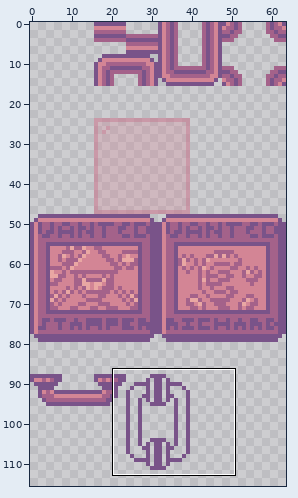
Two versions of one sprite sheet, TowerOfDreams/sprites/sFloor2BG/layers/a12a9b3a-c362-48d5-9864-8e0c6f503840/a1511b9f-c523-4eea-a60f-77dac875fc38.png. The picture above shows the old version from afar; the outline marks the close-up.
Close-up. Before the commit:
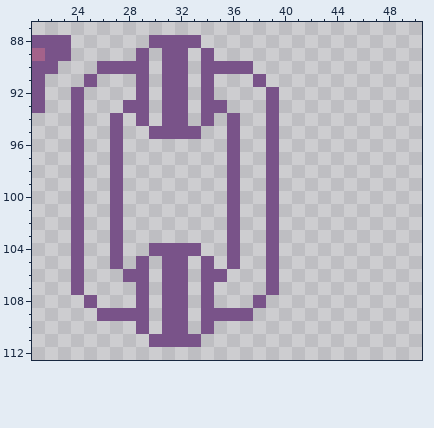
The file is 64x128 pixels. Shown: x 21..50, y 87..112. The wide view leaves out empty margins.
The result:
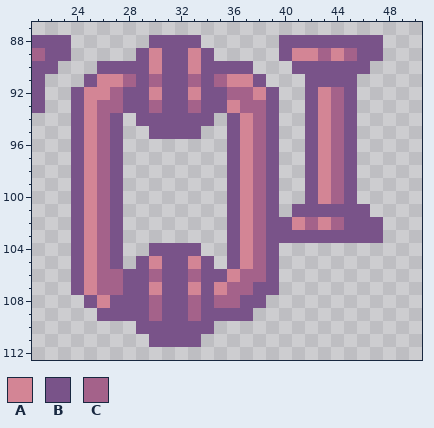
Palette (. is transparent): A #d38595  B #795389  C #a4628a
From old to new:
Changed rows in their new state; - is an unchanged pixel.
first column x 25:
 88 ---------------BBBBBBBB
 89 -----A--A------BAACACBB
 90 -----A--A-------BBBBBB-
 91 -AAC-C--C-CAA----BBBB--
 92 AACB-A--A-BCCA---BACB--
 93 ACC--C--C--ACC---BACB--
 94 AC---B--B---AC---BACB--
 95 AC----------AC---BACB--
 96 AC----------AC---BACB--
 97 AC----------AC---BACB--
 98 AC----------AC---BACB--
 99 AC----------AC---BACB--
100 AC----------AC---BACB--
101 AC----------AC--BBBBBB-
102 AC----------AC-BACACBBB
103 AC----------AC-BBBBBBBB
104 AC----------AC---------
105 AC---A--A---AC---------
106 ACC--C--C--ACC---------
107 ACCB-A--A-ACCB---------
108 -ABB-C--C-CCB----------
109 -----C--C--------------
110 -----B--B--------------
Pixel boxes of the changes (left, top, right, bottom) in both close-ups:
added: (84, 35, 383, 334)
